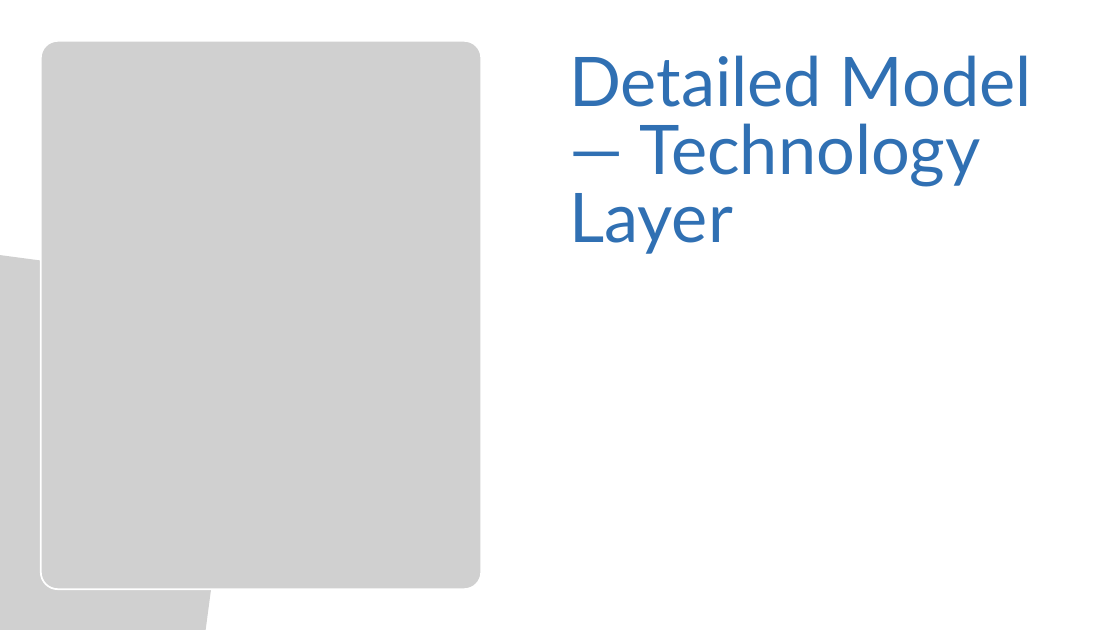
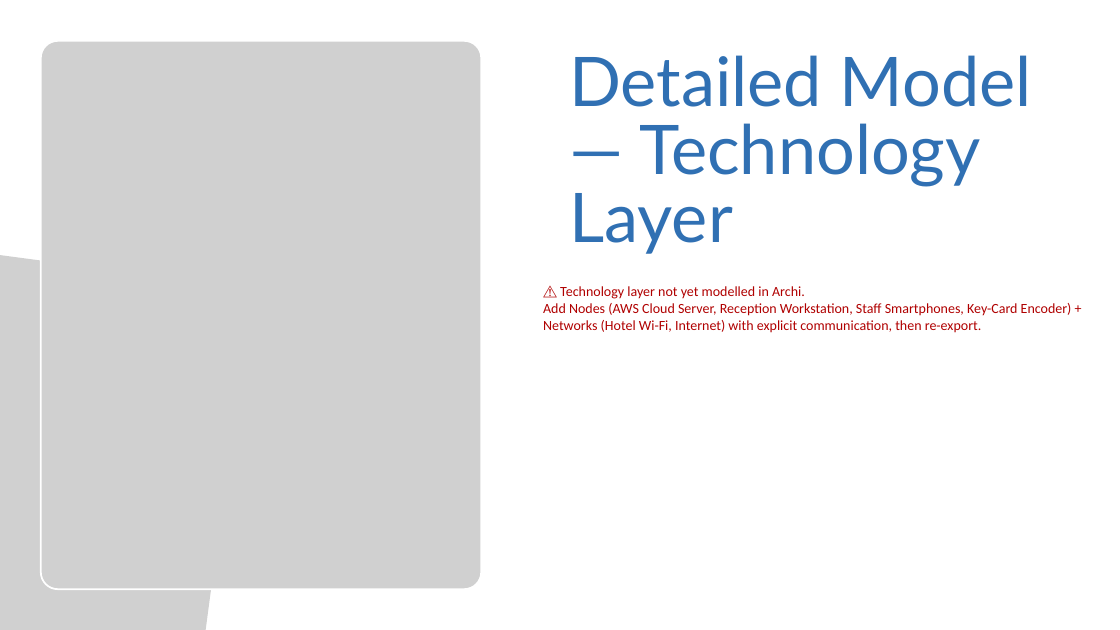
Before and after one commit to KatrinSchw/enterprise-architecture-model, a slide deck: slide 7 of slides/C2F1G4.pptx. Drawn at 1120x630 pixels with LibreOffice and Linux fonts; fonts in the diff are those of the drawing; grey boxes stand for pictures. Boxes give left, top, right and bottom in pixels: in the first picture for what was removed or moved away, otherwise in the second. Text is boxed around its words. In the diff, an @@ line names an element or a change of style, - is before the commit and + after.

```diff
--- a/slides/C2F1G4.pptx
+++ b/slides/C2F1G4.pptx
@@ text added at [543, 286, 1072, 333], 18 pt, text #B00000 @@
+⚠ Technology layer not yet modelled in Archi.
+Add Nodes (AWS Cloud Server, Reception Workstation, Staff Smartphones, Key-Card Encoder) + Networks (Hotel Wi-Fi, Internet) with explicit communication, then re-export.
```
Also in this commit, not shown: 4 other slides changed, 6 other files.
